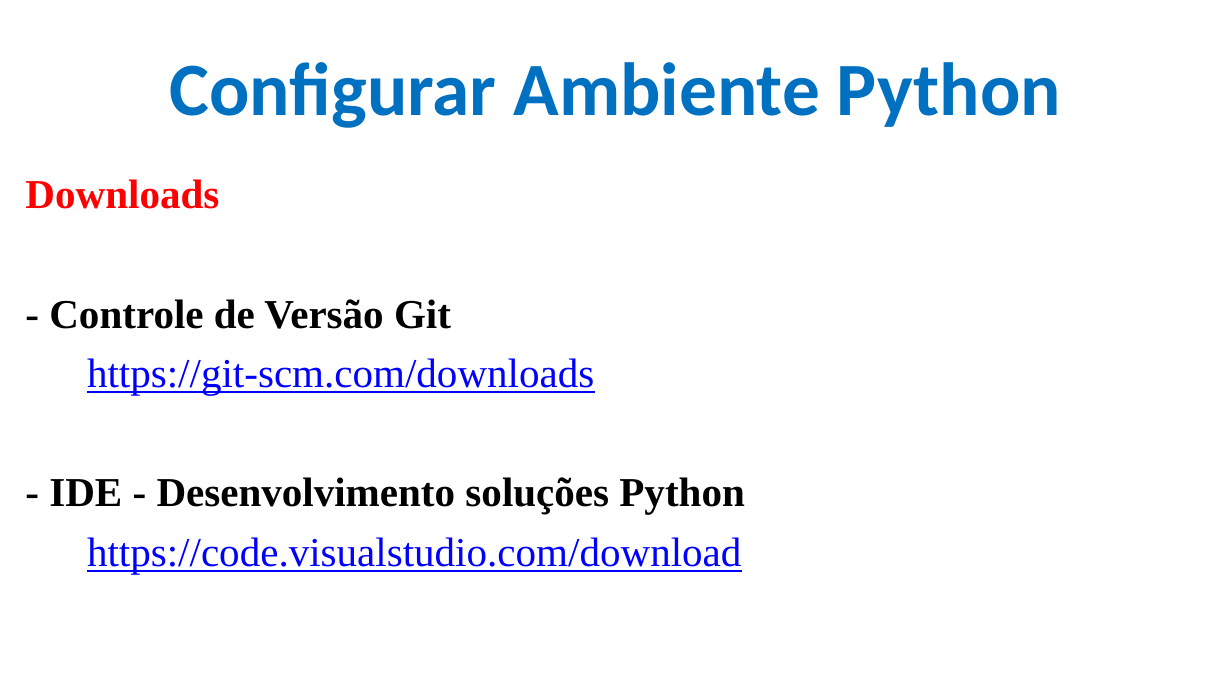
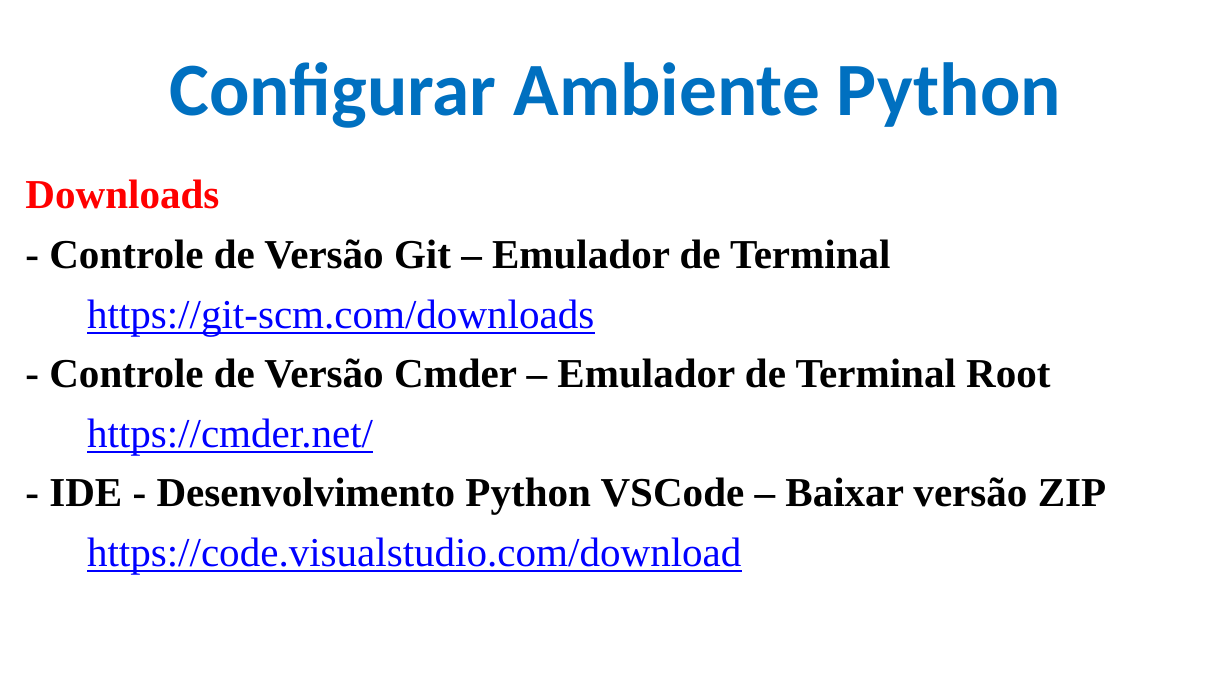
Before and after one commit to CloudEducationBrazil/WydenPythonParadigmas, a slide deck: slide 11 of 01 Classes/Aula 01 02 03 Programação Python.pptx. Drawn at 1232x693 pixels with LibreOffice and Linux fonts; fonts in the diff are those of the drawing; background and template pictures are left out. Boxes give left, top, right and bottom in pixels: in the first picture for what was removed or moved away, otherwise in the second. Text is boxed around its words. In the diff, an @@ line names an element or a change of style, - is before the commit and + after.

```diff
--- a/01 Classes/Aula 01 02 03 Programação Python.pptx
+++ b/01 Classes/Aula 01 02 03 Programação Python.pptx
@@ text at box(49, 239, 890, 269): text changed @@
-- Controle de Versão Git
+- Controle de Versão Git – Emulador de Terminal
@@ text at box(49, 358, 1106, 514): text changed @@
-- IDE - Desenvolvimento soluções Python
+- Controle de Versão Cmder – Emulador de Terminal Root
+https://cmder.net/
+- IDE - Desenvolvimento Python VSCode – Baixar versão ZIP
```
Also in this commit, not shown: 2 other files.
